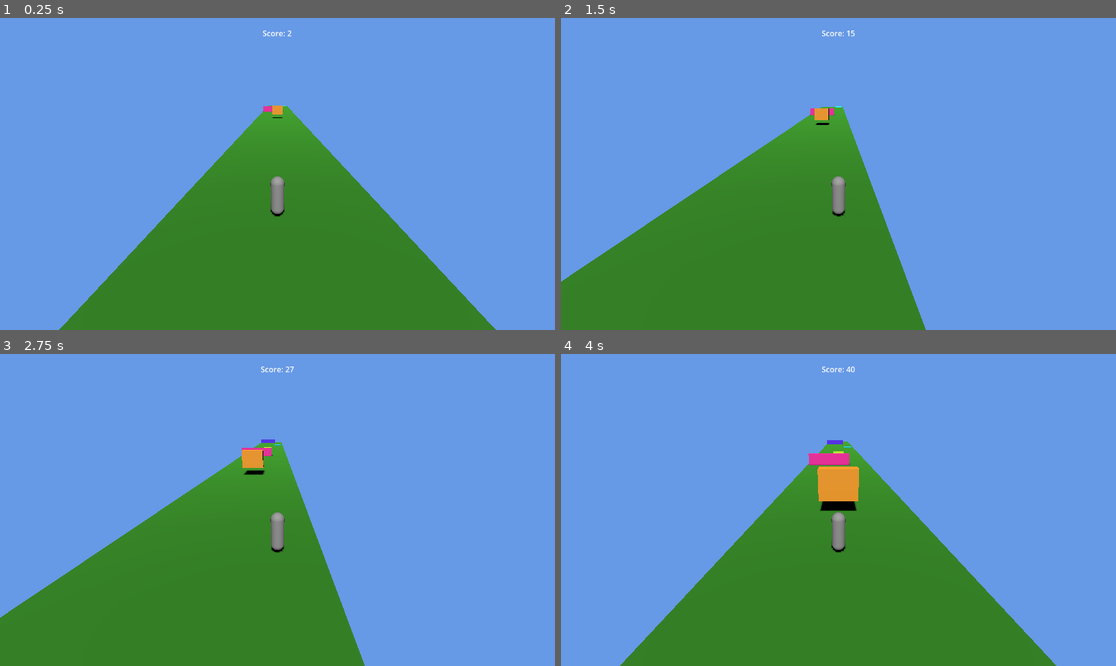
Above: before the commit, frames 1-4 (two rows, left to right).
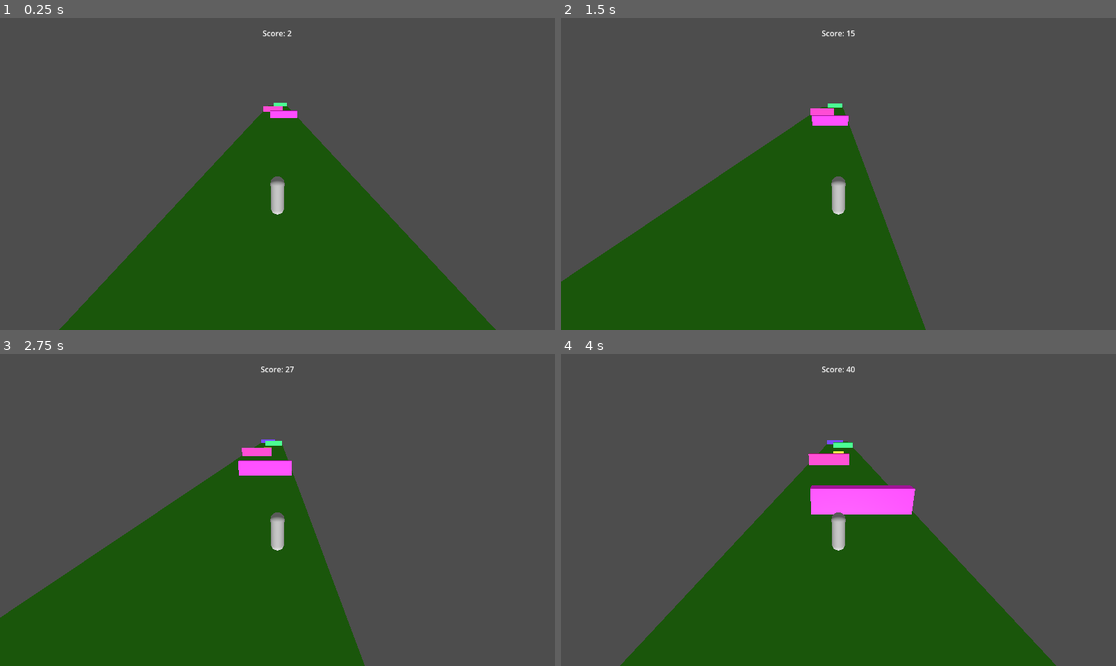
Above: after the commit, the same moments.

Repository: diigel/running-games
Game: Godot game, scene res://main.tscn
Two runs of this game, one before a commit and one after it. Both use one fixed random seed, a clock stepped at 60 frames per second and the inputs below.
Inputs:
- Up to frame 1 (0.25 s): no input
- Up to frame 2 (1.5 s): tap Enter (ui_accept) at 0.5, 0.77 s; hold Right (ui_right) 0.53-1.28 s; hold Down (ui_down) from 1.28 s (still down)
- Up to frame 3 (2.75 s): tap Enter (ui_accept) at 1.52 s; release Down (ui_down) at 2.03 s; hold Right (ui_right) from 2.03 s (still down)
- Up to frame 4 (4 s): tap Enter (ui_accept) at 3.02, 3.77 s; release Right (ui_right) at 3.53 s; hold Left (ui_left) from 3.53 s (still down)

The runs differ from the first frame. In frame 1, 100% of the frame differs, in the area x 0-100%, y 0-100%; in frame 2, 100%; in frame 3, 100%; in frame 4, 100%.

Commit message:
fix(scene): setup main scene, lighting, obstacle_high clearance
- rebuild main.tscn: attach main.gd, add Player/Camera3D/TrackSpawner/HUD
- add DirectionalLight3D (energy 2.0) + WorldEnvironment ambient (0.4)
- obstacle_high: 2x taller (4.0), position y=3.6 for correct world-space
  clearance — was 0.0 gap (chunk y=-0.1 offset not accounted for), now 0.6
- track_chunk: obstacle_high spawn weight 50% (was 33%)

Diff:
--- a/main.tscn
+++ b/main.tscn
@@ -1,32 +1,29 @@
-[gd_scene load_steps=5 format=3 uid="uid://bmainscene0001"]
+[gd_scene format=3 uid="uid://dq03bpau6seom"]
 
 [ext_resource type="Script" path="res://main.gd" id="1_main"]
-[ext_resource type="PackedScene" uid="uid://crunning_player" path="res://player.tscn" id="2_player"]
-[ext_resource type="PackedScene" uid="uid://bhudscene0001" path="res://hud.tscn" id="3_hud"]
+[ext_resource type="PackedScene" uid="uid://cickfibgry075" path="res://player.tscn" id="2_0xm2m"]
+[ext_resource type="PackedScene" uid="uid://bhudscene0001" path="res://hud.tscn" id="3_h2yge"]
 
 [sub_resource type="Environment" id="Environment_1"]
-background_mode = 1
-background_color = Color(0.4, 0.6, 0.9, 1)
-ambient_light_source = 1
+ambient_light_source = 2
 ambient_light_color = Color(1, 1, 1, 1)
-ambient_light_energy = 0.5
+ambient_light_energy = 0.4
 
-[node name="Main" type="Node3D"]
+[node name="Main" type="Node" unique_id=303959518]
 script = ExtResource("1_main")
 
-[node name="Camera3D" type="Camera3D" parent="."]
-transform = Transform3D(1, 0, 0, 0, 1, 0, 0, 0, 1, 0, 5, 8)
+[node name="Player" parent="." unique_id=138328431 instance=ExtResource("2_0xm2m")]
 
-[node name="DirectionalLight3D" type="DirectionalLight3D" parent="."]
-transform = Transform3D(1, 0, 0, 0, 0.707, 0.707, 0, -0.707, 0.707, 0, 10, 5)
-light_energy = 1.2
-shadow_enabled = true
+[node name="Camera3D" type="Camera3D" parent="." unique_id=1788246040]
 
 [node name="WorldEnvironment" type="WorldEnvironment" parent="."]
 environment = SubResource("Environment_1")
 
-[node name="Player" parent="." instance=ExtResource("2_player")]
+[node name="TrackSpawner" type="Node3D" parent="." unique_id=1557684892]
 
-[node name="TrackSpawner" type="Node3D" parent="."]
+[node name="DirectionalLight3D" type="DirectionalLight3D" parent="."]
+transform = Transform3D(1, 0, 0, 0, 0.707, -0.707, 0, 0.707, 0.707, 0, 20, 0)
+light_energy = 2.0
+directional_shadow_mode = 2
 
-[node name="HUD" parent="." instance=ExtResource("3_hud")]
+[node name="HUD" parent="." unique_id=1220291410 instance=ExtResource("3_h2yge")]
--- a/obstacle_high.tscn
+++ b/obstacle_high.tscn
@@ -1,20 +1,20 @@
-[gd_scene load_steps=4 format=3 uid="uid://bobstaclehigh1"]
+[gd_scene format=3 uid="uid://bwwd6nkdo2xeu"]
 
 [ext_resource type="Script" path="res://obstacle.gd" id="1_obs"]
 
 [sub_resource type="BoxShape3D" id="BoxShape3D_high"]
-size = Vector3(2.5, 2.0, 1.0)
+size = Vector3(2.5, 4.0, 1.0)
 
 [sub_resource type="BoxMesh" id="BoxMesh_high"]
-size = Vector3(2.5, 2.0, 1.0)
+size = Vector3(2.5, 4.0, 1.0)
 
 [node name="ObstacleHigh" type="Area3D"]
 script = ExtResource("1_obs")
 
 [node name="CollisionShape3D" type="CollisionShape3D" parent="."]
-position = Vector3(0, 2.0, 0)
+position = Vector3(0, 3.6, 0)
 shape = SubResource("BoxShape3D_high")
 
 [node name="MeshInstance3D" type="MeshInstance3D" parent="."]
-position = Vector3(0, 2.0, 0)
+position = Vector3(0, 3.6, 0)
 mesh = SubResource("BoxMesh_high")
--- a/track_chunk.gd
+++ b/track_chunk.gd
@@ -3,6 +3,7 @@
 # Loaded at spawn time — missing paths are skipped gracefully
 const OBSTACLE_PATHS: Array[String] = [
 	"res://obstacle_high.tscn",
+	"res://obstacle_high.tscn",   # double weight → ~50% spawn rate
 	"res://obstacle_low.tscn",
 	"res://obstacle_double.tscn",
 ]
